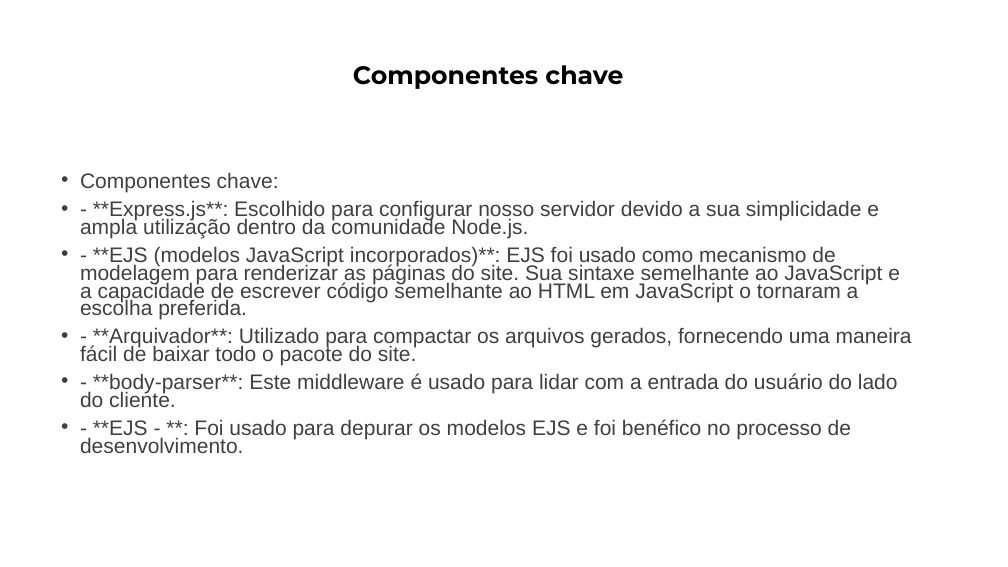
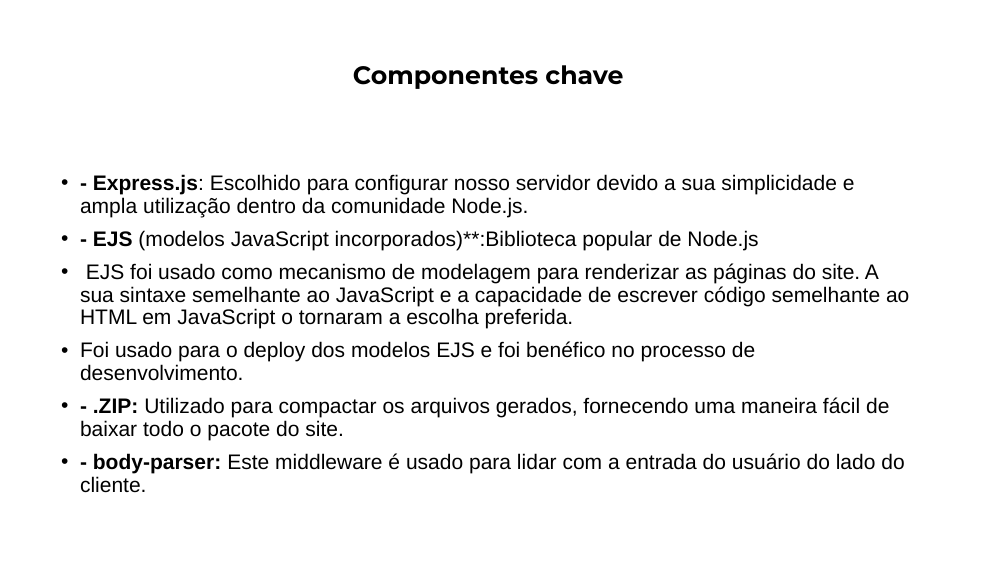
Before and after one commit to offmtm/low-code, a slide deck: slide 15 of Low Code Project.pptx (slide 3 before the commit). Drawn at 1008x567 pixels with LibreOffice and Linux fonts; fonts in the diff are those of the drawing. Boxes give left, top, right and bottom in pixels: in the first picture for what was removed or moved away, otherwise in the second. Text is boxed around its words. In the diff, an @@ line names an element or a change of style, - is before the commit and + after.

```diff
--- a/Low Code Project.pptx
+++ b/Low Code Project.pptx
@@ text at (80,174,909,493): text changed; text colour #404040 to #000000 @@
-• Componentes chave:
-• - **Express.js**: Escolhido para configurar nosso servidor devido a sua simplicidade e ampla utilização dentro da comunidade Node.js.
-• - **EJS (modelos JavaScript incorporados)**: EJS foi usado como mecanismo de modelagem para renderizar as páginas do site. Sua sintaxe semelhante ao JavaScript e a capacidade de escrever código semelhante ao HTML em JavaScript o tornaram a escolha preferida.
-• - **Arquivador**: Utilizado para compactar os arquivos gerados, fornecendo uma maneira fácil de baixar todo o pacote do site.
-• - **body-parser**: Este middleware é usado para lidar com a entrada do usuário do lado do cliente.
-• - **EJS - **: Foi usado para depurar os modelos EJS e foi benéfico no processo de desenvolvimento.
+• - Express.js: Escolhido para configurar nosso servidor devido a sua simplicidade e ampla utilização dentro da comunidade Node.js.
+• - EJS (modelos JavaScript incorporados)**:Biblioteca popular de Node.js
+• EJS foi usado como mecanismo de modelagem para renderizar as páginas do site. A sua sintaxe semelhante ao JavaScript e a capacidade de escrever código semelhante ao HTML em JavaScript o tornaram a escolha preferida.
+• Foi usado para o deploy dos modelos EJS e foi benéfico no processo de desenvolvimento.
+• - .ZIP: Utilizado para compactar os arquivos gerados, fornecendo uma maneira fácil de baixar todo o pacote do site.
+• - body-parser: Este middleware é usado para lidar com a entrada do usuário do lado do cliente.
```
Also in this commit, not shown: 6 other slides changed, 9 slides added, 2 slides removed.
